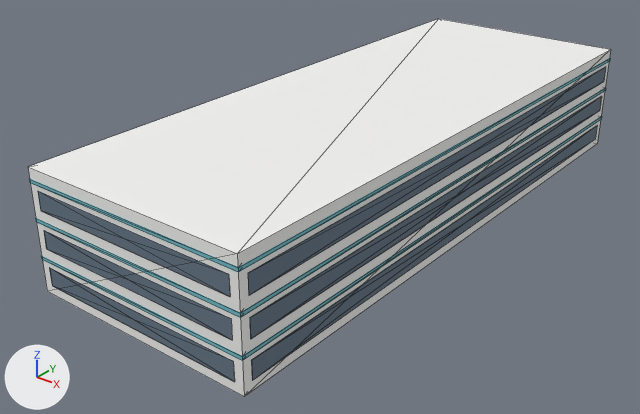
An edit to the glTF model public/fps/br/models/hosp-east.mega-v1.lod2.glb, drawn before and after from the same camera.
Before and after are seen from a 50 mm camera at (53.8, -76.2, 44.9) aimed at (-2.7, -5.6, 1.1). The lights are fixed; the arrows at lower left show +X, +Y and +Z. The older version comes first. Mesh edges are drawn as thin lines. Where no turn or scale is listed for an object, it has been applied to the vertices. Vertices at exactly the same position are counted once.

In view in the first picture: 'hosp-east'.
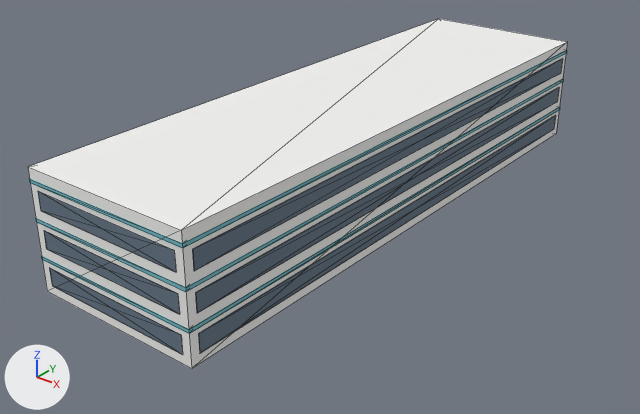
The newer file is also turned or shifted as a whole; pictures and numbers use the older file's frame.

Changed parts and their boxes [x1, y1, x2, y2] in the pictures (640 x 414 px; the box of a moved part takes in the faces that stretch with it):
'hosp-east', reshaped (8% narrower, 7% shorter): before [28, 19, 611, 396]; after [28, 19, 567, 368]
part 1 of me_hosp_east, moved or reshaped: before [251, 126, 597, 381]; after [198, 115, 556, 353]
part 2 of me_hosp_east, moved or reshaped: before [250, 96, 602, 339]; after [195, 88, 559, 313]
part 3 of me_hosp_east, moved or reshaped: before [248, 67, 606, 295]; after [192, 59, 563, 271]
part 4 of me_hosp_east, moved or reshaped: before [28, 19, 438, 396]; after [28, 19, 438, 368]
part 5 of me_hosp_east, moved or reshaped: before [238, 19, 611, 396]; after [181, 19, 567, 368]

What changed in the scene script:
```text
Change me_hosp_east:
    used by ob_hosp_east; location = (0.0, 0.0, 6.55)
    remove me_hosp_east.from_pydata(...)  # 128 vertices, 192 faces; spans x -13.1..13.1, y -35.0..35.0, z -6.6..6.6
    add me_hosp_east.from_pydata(...)  # 128 vertices, 192 faces; spans x -13.1..7.1, y -35.0..35.0, z -6.6..6.6
    me_hosp_east part 1: the loose piece of 8 vertices spanning x 13.0, y -34.0..34.0, z -5.5..-3.6 is moved by (-6.0, 0.0, 0.0)
    me_hosp_east part 2: the loose piece of 8 vertices spanning x 13.0, y -34.0..34.0, z -1.5..0.4 is moved by (-6.0, 0.0, 0.0)
    me_hosp_east part 3: the loose piece of 8 vertices spanning x 13.0, y -34.0..34.0, z 2.5..4.4 is moved by (-6.0, 0.0, 0.0)
    me_hosp_east part 4: all 20 vertices in x 12.0..13.1, y -35.0, z -6.6..6.6 are moved by (-6.0, 0.0, 0.0)
    me_hosp_east part 5: all 20 vertices in x 12.0..13.1, y 35.0, z -6.6..6.6 are moved by (-6.0, 0.0, 0.0)
```
